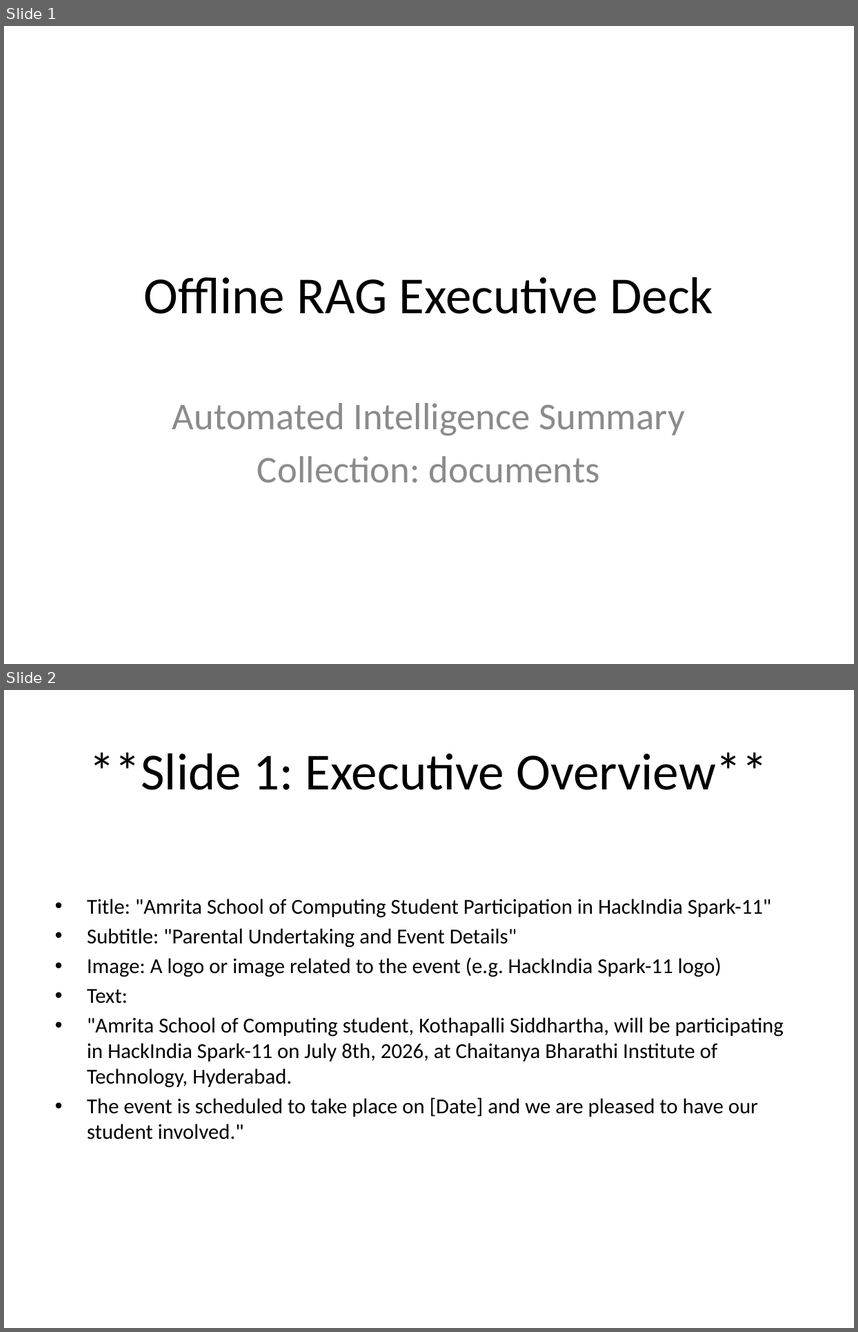
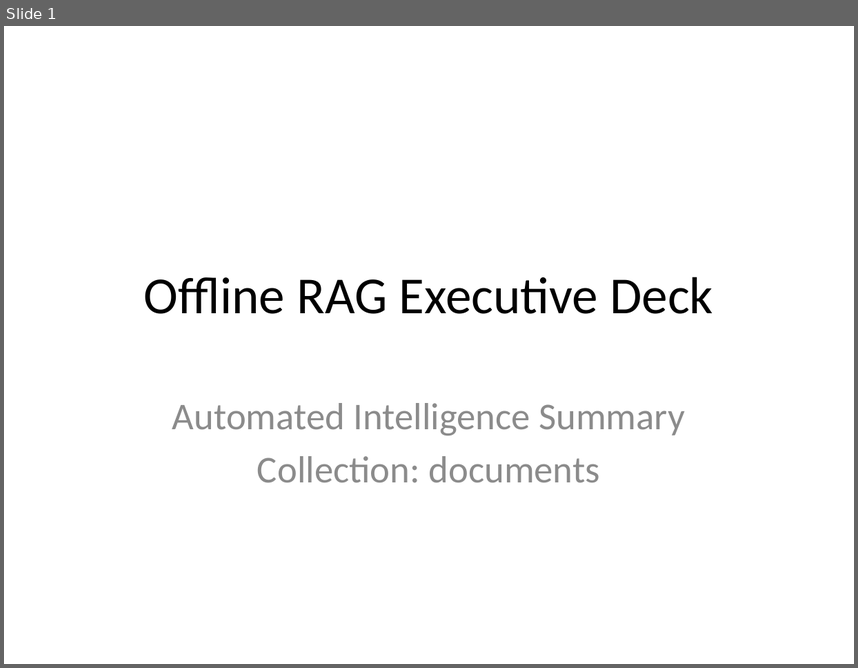
Before and after one commit to kalakonda-akshay/RAG, a slide deck: data/reports/Executive_Deck.pptx. Shown one above the other, each under a label of ours: slides 1 and 2 before the commit, slide 1 after it. The pictures are 858x1332 and 858x668 pixels, drawn with LibreOffice and Linux fonts; fonts in the diff are those of the drawing. Boxes give left, top, right and bottom in pixels: in the first picture for what was removed or moved away, otherwise in the second. Text is boxed around its words. In the diff, an @@ line names an element or a change of style, - is before the commit and + after.

```diff
--- a/data/reports/Executive_Deck.pptx
+++ b/data/reports/Executive_Deck.pptx
@@ slide 2 removed at box(4, 690, 854, 1328), background #FFFFFF @@
@@ title removed at box(89, 752, 767, 790) @@
-**Slide 1: Executive Overview**
@@ text removed at box(87, 898, 784, 1139) @@
-• Title: "Amrita School of Computing Student Participation in HackIndia Spark-11"
-• Subtitle: "Parental Undertaking and Event Details"
-• Image: A logo or image related to the event (e.g. HackIndia Spark-11 logo)
-• Text:
-• "Amrita School of Computing student, Kothapalli Siddhartha, will be participating in HackIndia Spark-11 on July 8th, 2026, at Chaitanya Bharathi Institute of Technology, Hyderabad.
-• The event is scheduled to take place on [Date] and we are pleased to have our student involved."
```
Also in this commit, not shown: 3 slides changed, 1 slide added, 36 other files.
